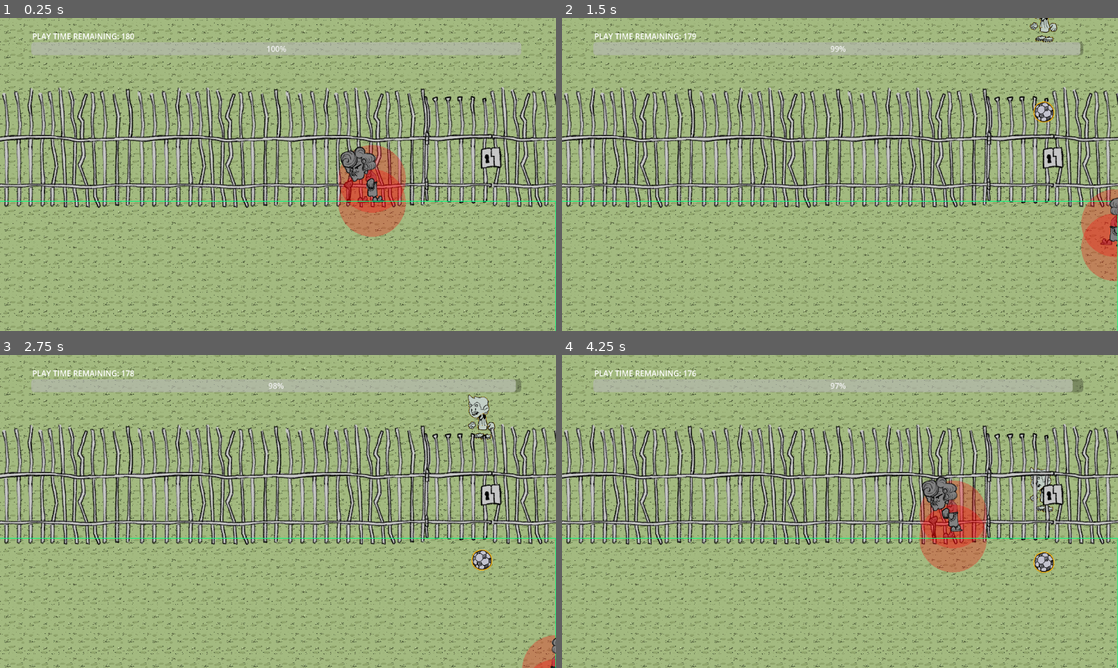
Above: before the commit, frames 1-4 (two rows, left to right).
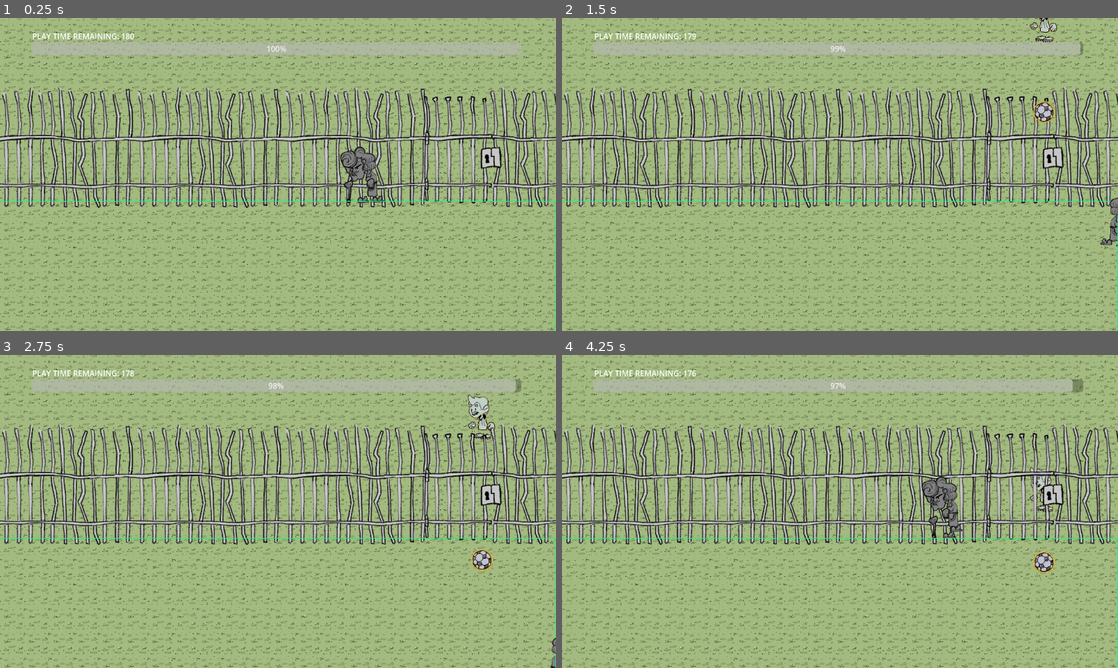
Above: after the commit, the same moments.

Repository: exe4que/ViejaDeM2024
Game: Godot game, scene res://Scenes/escena.tscn
Two runs of this game, one before a commit and one after it. Both use one fixed random seed, a clock stepped at 60 frames per second and the inputs below.
Inputs (mouse positions are in pixels of both pictures, inside the frame that each line leads up to):
- Up to frame 1 (0.25 s): no input
- Up to frame 2 (1.5 s): move the mouse to (962, 158) at 0.52 s; hold Right (right) 0.53-1.28 s; click (962, 158) at 0.6 s; move the mouse to (728, 190) at 1.27 s; hold Down (down) from 1.28 s (still down); right-click (728, 190) at 1.35 s
- Up to frame 3 (2.75 s): move the mouse to (333, 442) at 2.02 s; release Down (down) at 2.03 s; hold Right (right) from 2.03 s (still down); click (333, 442) at 2.1 s
- Up to frame 4 (4.25 s): move the mouse to (812, 574) at 2.77 s; release Right (right) at 2.78 s; hold Up (up) 2.78-3.53 s; right-click (812, 574) at 2.85 s; move the mouse to (1006, 558) at 3.52 s; hold Left (left) from 3.53 s (still down); click (1006, 558) at 3.6 s

The runs differ from the first frame. In frame 1, 2.4% of the frame differs, in the area x 60-73%, y 40-70%; in frame 2, 1.5%; in frame 3, 0.5%; in frame 4, 2.5%, in the area x 64-77%, y 40-70%.

Commit message:
debug removed

Diff:
--- a/Scripts/Vieja.gd
+++ b/Scripts/Vieja.gd
@@ -4,6 +4,7 @@
 @export var speed: float = 5
 @export var shortInteractionDistance: float = 5
 @export var idleWalkBlendDuration: float = 0.3
+@export var debug: bool
 
 var moveVector: Vector2 = Vector2(0, 0)
 var dentaduraRes = preload("res://Scenes/dentadura.tscn")
@@ -32,8 +33,9 @@
 	queue_redraw()
 
 func _draw():
-	draw_circle(Vector2.ZERO, shortInteractionDistance, Color(1,0,0,0.3))
-	draw_circle(Vector2(0, -50), shortInteractionDistance, Color(1,0,0,0.3))
+	if debug:
+		draw_circle(Vector2.ZERO, shortInteractionDistance, Color(1,0,0,0.3))
+		draw_circle(Vector2(0, -50), shortInteractionDistance, Color(1,0,0,0.3))
 
 func _handle_mirror_sprite():
 	if moveVector.x > 0:
